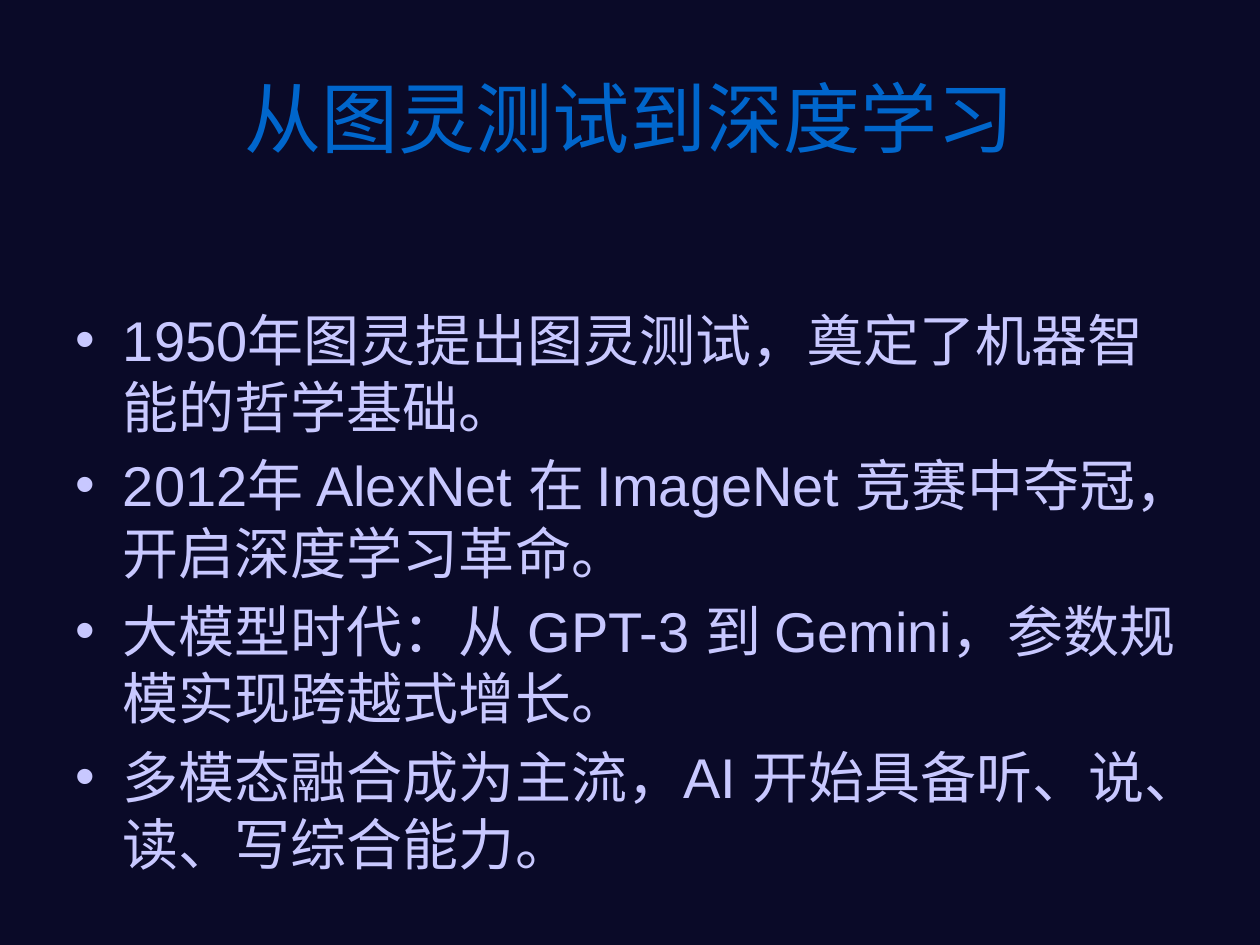
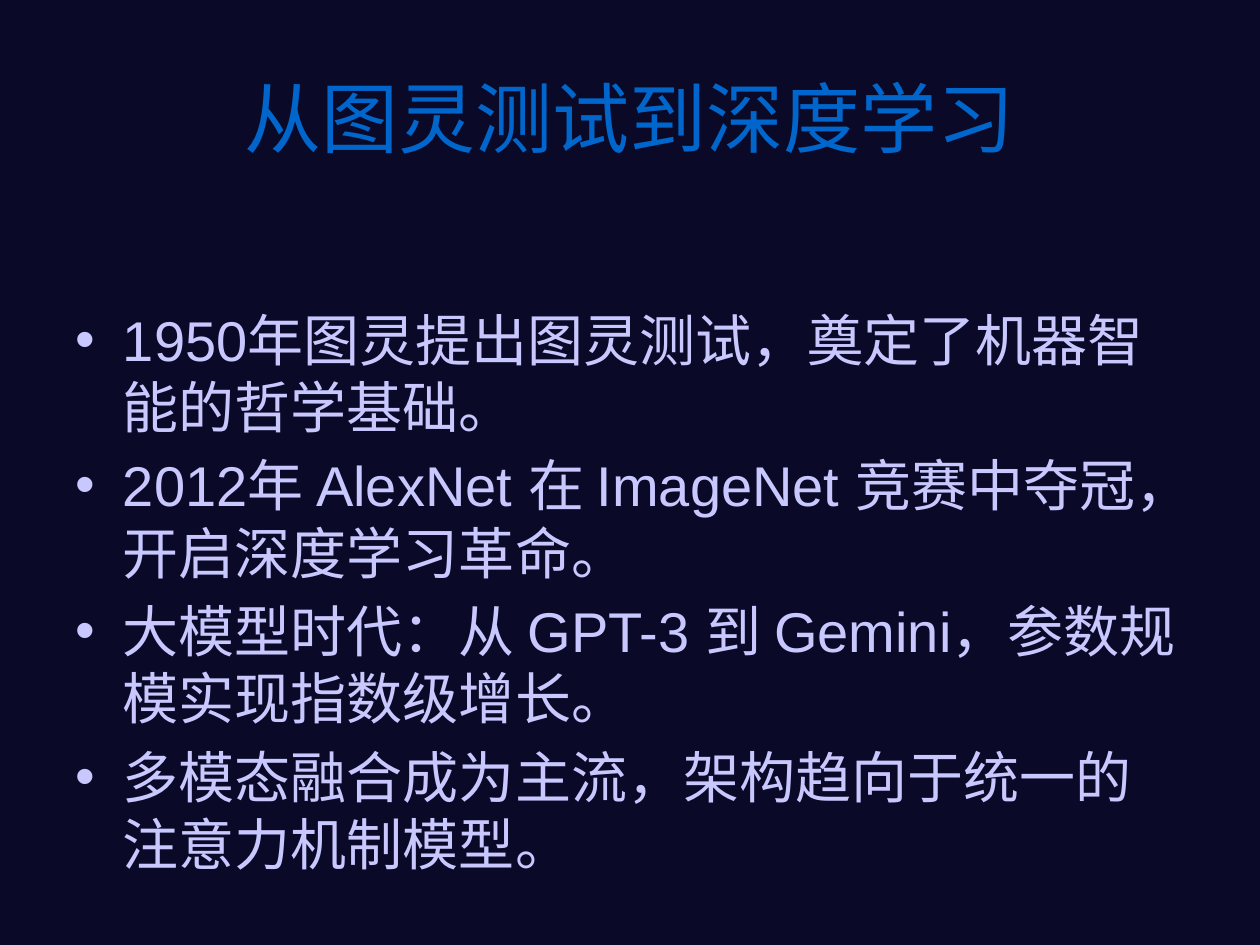
Before and after one commit to yeasy/AutoPPT, a slide deck: slide 3 of samples/en_tech.pptx. Drawn at 1260x945 pixels with LibreOffice and Linux fonts; fonts in the diff are those of the drawing. Boxes give left, top, right and bottom in pixels: in the first picture for what was removed or moved away, otherwise in the second. Text is boxed around its words. In the diff, an @@ line names an element or a change of style, - is before the commit and + after.

```diff
--- a/samples/en_tech.pptx
+++ b/samples/en_tech.pptx
@@ text at [123, 605, 1176, 870]: text changed @@
-• 大模型时代：从 GPT-3 到 Gemini，参数规模实现跨越式增长。
-• 多模态融合成为主流，AI 开始具备听、说、读、写综合能力。
+• 大模型时代：从 GPT-3 到 Gemini，参数规模实现指数级增长。
+• 多模态融合成为主流，架构趋向于统一的注意力机制模型。
```
Also in this commit, not shown: 4 other slides changed, 18 slides added, 2 slides removed, 5 other files.
